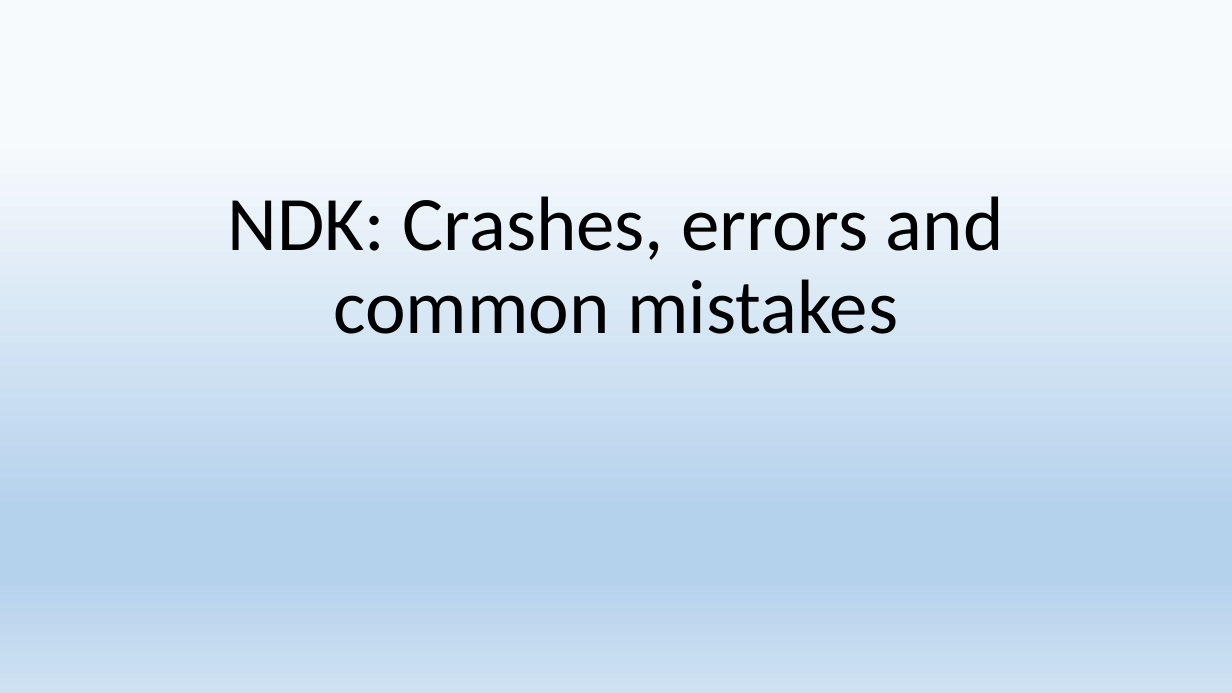
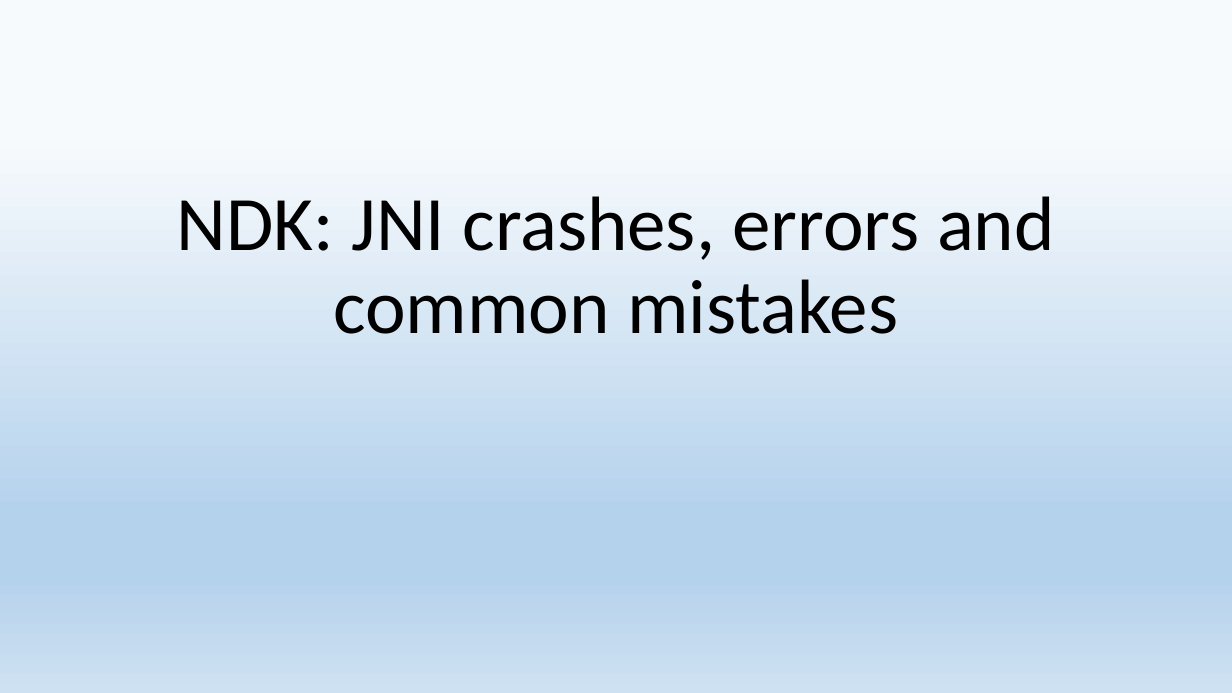
Before and after one commit to 9majka/NDK_presentation, a slide deck: slide 1 of NDK.pptx. Drawn at 1232x693 pixels with LibreOffice and Linux fonts; fonts in the diff are those of the drawing. Boxes give left, top, right and bottom in pixels: in the first picture for what was removed or moved away, otherwise in the second. Text is boxed around its words. In the diff, an @@ line names an element or a change of style, - is before the commit and + after.

```diff
--- a/NDK.pptx
+++ b/NDK.pptx
@@ title at box(177, 196, 1055, 334): text changed @@
-NDK: Crashes, errors and common mistakes
+NDK: JNI crashes, errors and common mistakes
```
Also in this commit, not shown: 4 other slides changed, 2 slides added, 1 slide removed, 10 other files.
